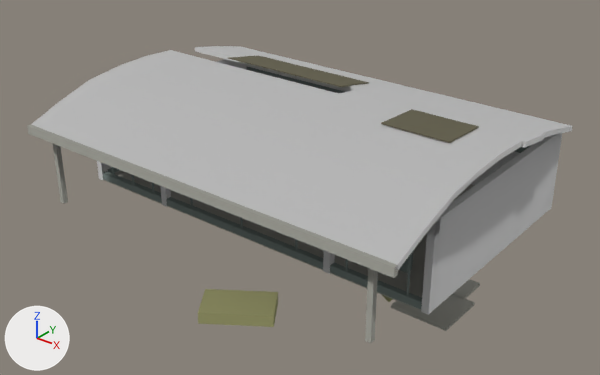
Before and after pictures for a commit that changed the FBX model entregas/teo-modelado/castellon/vestibulo/SM_VestibuloCastellon_v3_Caida_LOD0.fbx.
Camera for both pictures: a camera (50 mm lens) standing at (27.7, -36.3, 22.4) and looking at (0.3, -2.1, 1.3). Arrows for +X, +Y and +Z are at lower left; the lights stay in place. The first picture is the older version. Where no turn or scale is listed for an object, it has been applied to the vertices.

The scene before the commit, as lines of its bpy script (objects in view):
```python
me_cubierta = bpy.data.meshes.new('Cubierta')
me_cubierta.from_pydata(...)  # 112 vertices, 84 faces; spans x -12.5..12.7, y -11.1..7.0, z -5.3..1.8
me_cubierta.materials.append(mat_mat_paleta32)  # picture img_t_paleta32_png
me_sm_vestibulo_castellon_v3_lod0_001 = bpy.data.meshes.new('SM_vestibulo_castellon_v3_LOD0.001')
me_sm_vestibulo_castellon_v3_lod0_001.from_pydata(...)  # 400 vertices, 300 faces; spans x -12.0..12.0, y -14.3..7.8, z -7.5..5.0
me_sm_vestibulo_castellon_v3_lod0_001.materials.append(mat_mat_paleta32)  # picture img_t_paleta32_png
# before: 33 (-12.0, -7.0, 5.0), 35 (-12.0, -6.6, 5.0), 37 (-11.6, -7.0, 5.0), 39 (-11.6, -6.6, 5.0), 41 (-6.2, -7.0, 5.0)
# before: 43 (-6.2, -6.6, 5.0), 45 (-5.8, -7.0, 5.0), 47 (-5.8, -6.6, 5.0), 49 (5.8, -7.0, 5.0), 51 (5.8, -6.6, 5.0)
# before: 53 (6.2, -7.0, 5.0), 55 (6.2, -6.6, 5.0), 57 (11.6, -7.0, 5.0), 59 (11.6, -6.6, 5.0), 61 (12.0, -7.0, 5.0) at pixel (435, 221)
# before: 63 (12.0, -6.6, 5.0) at pixel (440, 218), 153 (-12.0, 6.6, 5.0), 155 (-12.0, 7.0, 5.0), 157 (12.0, 6.6, 5.0), 159 (12.0, 7.0, 5.0)
# before: 161 (-12.0, -6.6, 5.0), 163 (-12.0, 6.7, 5.0), 165 (-11.6, -6.6, 5.0), 167 (-11.6, 6.7, 5.0), 177 (11.6, -6.6, 5.0)
# before: 179 (11.6, 6.7, 5.0), 181 (12.0, -6.6, 5.0) at pixel (439, 218), 183 (12.0, 6.7, 5.0)
ob_cubierta = bpy.data.objects.new('Cubierta', me_cubierta)
ob_cubierta.location = (0.0, 0.0, 5.0)
ob_sm_vestibulo_castellon_v3_lod0 = bpy.data.objects.new('SM_vestibulo_castellon_v3_LOD0', me_sm_vestibulo_castellon_v3_lod0_001)
ob_sm_vestibulo_castellon_v3_lod0.location = (0.0, 0.0, 0.0)
```
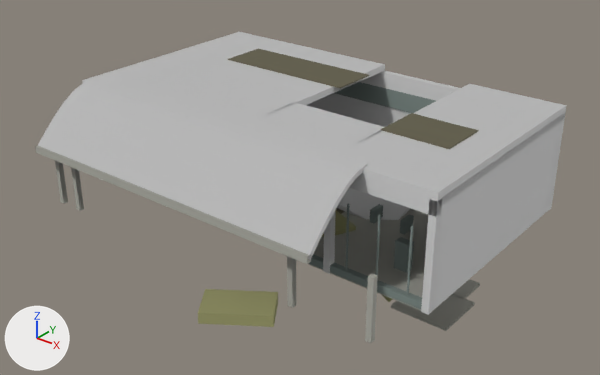
Location of each change, [x1, y1, x2, y2] in pixels of the pictures (600 x 375 px; the box of a moved part takes in the faces that stretch with it):
'Cubierta', reshaped, moved
    before: [27, 46, 573, 343]
    after: [35, 32, 567, 343]
'SM_vestibulo_castellon_v3_LOD0', reshaped
    before: [97, 59, 562, 331]
    after: [166, 71, 566, 331]
part 1 of me_cubierta, added
    after: [338, 84, 567, 201]
part 2 of me_cubierta, added
    after: [244, 102, 384, 154]
part 3 of me_cubierta, moved or reshaped
    before: [31, 102, 426, 273]
    after: [38, 131, 320, 259]
part 4 of me_cubierta, moved or reshaped
    before: [59, 80, 454, 233]
    after: [46, 116, 331, 239]
part 5 of me_cubierta, moved or reshaped
    before: [90, 66, 479, 200]
    after: [73, 83, 359, 185]
part 6 of me_cubierta, moved or reshaped
    before: [27, 125, 398, 278]
    after: [83, 78, 368, 175]
part 7 of me_cubierta, added
    after: [35, 145, 311, 264]
part 8 of me_cubierta, added
    after: [71, 167, 84, 211]
part 9 of me_cubierta, added
    after: [287, 256, 296, 308]
part 10 of me_cubierta, added (brown)
    after: [228, 49, 369, 88]
part 11 of me_cubierta, moved or reshaped
    before: [381, 109, 479, 143]
    after: [381, 113, 479, 149]
part 12 of me_cubierta, added
    after: [55, 161, 68, 204]
part 13 of me_cubierta, added
    after: [365, 274, 378, 343]
part 14 of me_cubierta, deleted
    before: [53, 46, 557, 343]
part 15 of me_cubierta, reshaped
    before: [220, 46, 573, 134]
    after: [55, 32, 410, 220]
part 16 of me_sm_vestibulo_castellon_v3_lod0_001, moved or reshaped
    before: [426, 217, 441, 236]
    after: [349, 176, 442, 216]
part 17 of me_sm_vestibulo_castellon_v3_lod0_001, moved or reshaped (mostly hidden before)
    before: [247, 67, 531, 153]
    after: [335, 82, 436, 113]
part 18 of me_sm_vestibulo_castellon_v3_lod0_001, moved or reshaped
    before: [97, 59, 562, 315]
    after: [166, 71, 566, 315]

The change in detail:
me_sm_vestibulo_castellon_v3_lod0_001 is used by ob_sm_vestibulo_castellon_v3_lod0; location (0.0, 0.0, 0.0).
me_sm_vestibulo_castellon_v3_lod0_001 had 400 vertices, 300 faces and spanned x -12.0..12.0, y -14.3..7.8, z -7.5..5.0.
me_sm_vestibulo_castellon_v3_lod0_001 now has 400 vertices, 300 faces and spans x -12.0..12.0, y -14.3..7.8, z -7.5..6.0.
me_sm_vestibulo_castellon_v3_lod0_001 part 16: the loose piece of 8 vertices spanning x -12.0..12.0, y -7.0..-6.6, z 4.2..5.0 is moved by (0.0, 0.0, 1.0).
me_sm_vestibulo_castellon_v3_lod0_001 part 17: the loose piece of 8 vertices spanning x -11.5..11.5, y 6.6, z 3.1..4.1 is moved by (0.0, 0.0, 0.8).
Part 18, on me_sm_vestibulo_castellon_v3_lod0_001:
Vertices 33, 35, 37, 39, 41, 43, 45, 47, 49, 51, 53, 55, 57, 59, 61, 63, 153, 155, 157, 159, 161, 163, 165, 167, 177, 179, 181, 183 of me_sm_vestibulo_castellon_v3_lod0_001 move by (0.0, 0.0, 1.0).
me_cubierta is used by ob_cubierta; location (0.0, 0.0, 5.0).
me_cubierta had 112 vertices, 84 faces and spanned x -12.5..12.7, y -11.1..7.0, z -5.3..1.8.
me_cubierta now has 136 vertices, 102 faces and spans x -12.5..12.0, y -11.1..7.0, z -6.5..0.5.
me_cubierta part 1: a new loose piece, a box spanning x 6.0..12.0, y -7.0..7.0, z 0.0..0.4, in mat_mat_paleta32 (picture img_t_paleta32_png).
me_cubierta part 2: a new loose piece, a box spanning x -0.1..6.1, y -7.0..-2.0, z 0.0..0.4, in mat_mat_paleta32 (picture img_t_paleta32_png).
me_cubierta part 3: the loose piece of 8 vertices spanning x -12.5..12.5, y -11.1..-8.7, z -0.6..0.6 is scaled about its middle by (0.8, 0.332, 0.872), then moved by (-2.0, -0.8, -2.2).
me_cubierta part 4: the loose piece of 8 vertices spanning x -12.5..12.5, y -8.8..-6.4, z 0.3..1.3 is scaled about its middle by (0.8, 0.332, 0.967), then moved by (-2.0, -2.3, -2.2).
me_cubierta part 5: the loose piece of 8 vertices spanning x -12.5..12.5, y -6.5..-4.2, z 1.0..1.6 is scaled about its middle by (0.8, 0.332, 0.894), then moved by (-2.0, -2.3, -1.1).
me_cubierta part 6: the loose piece of 8 vertices spanning x -12.5..12.5, y -11.1..-10.9, z -0.7..-0.2 is scaled about its middle by (0.8, 2.51, 0.495), then moved by (-2.0, 4.0, 0.8).
me_cubierta part 7: a new loose piece, a box spanning x -12.0..8.0, y -11.15..-10.85, z -2.8..-2.4, in mat_mat_paleta32 (picture img_t_paleta32_png).
me_cubierta part 8: a new loose piece, a box spanning x -9.65..-9.35, y -10.55..-10.25, z -6.0..-2.6, in mat_mat_paleta32 (picture img_t_paleta32_png).
me_cubierta part 9: a new loose piece, a box spanning x 6.35..6.65, y -10.55..-10.25, z -6.0..-2.6, in mat_mat_paleta32 (picture img_t_paleta32_png).
me_cubierta part 10: a new loose piece, a box spanning x -8.5..0.5, y 1.5..4.5, z 0.4..0.46, in mat_mat_paleta32 (picture img_t_paleta32_png).
me_cubierta part 11: the loose piece of 8 vertices spanning x 6.0..10.0, y -2.5..0.5, z 1.6..1.8 is moved by (0.0, 0.0, -1.3).
me_cubierta part 12: a new loose piece, a box spanning x -11.15..-10.85, y -10.55..-10.25, z -6.0..-2.6, in mat_mat_paleta32 (picture img_t_paleta32_png).
me_cubierta part 13: a new loose piece, a box spanning x 10.85..11.15, y -10.55..-10.25, z -6.0..-2.6, in mat_mat_paleta32 (picture img_t_paleta32_png).
me_cubierta part 14: 8 loose pieces with 64 vertices, spanning x -12.5..12.7, y -10.5..4.8, z -5.3..1.7, are deleted.
me_cubierta part 15: 7 vertices removed from x -12.5..12.5, y 4.7..7.0, z 0.0..0.8; 31 vertices added at x -12.5..8.0, y -9.6..7.0, z -6.5..0.4.
Object 'Cubierta' (ob_cubierta) moves from (0.0, 0.0, 5.0) to (0.0, 0.0, 6.0).
